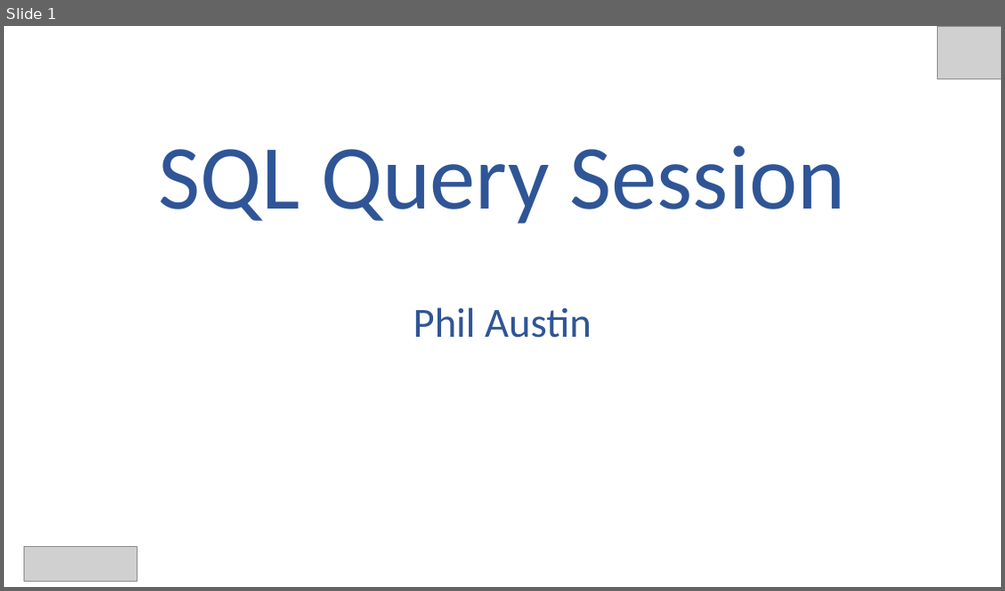
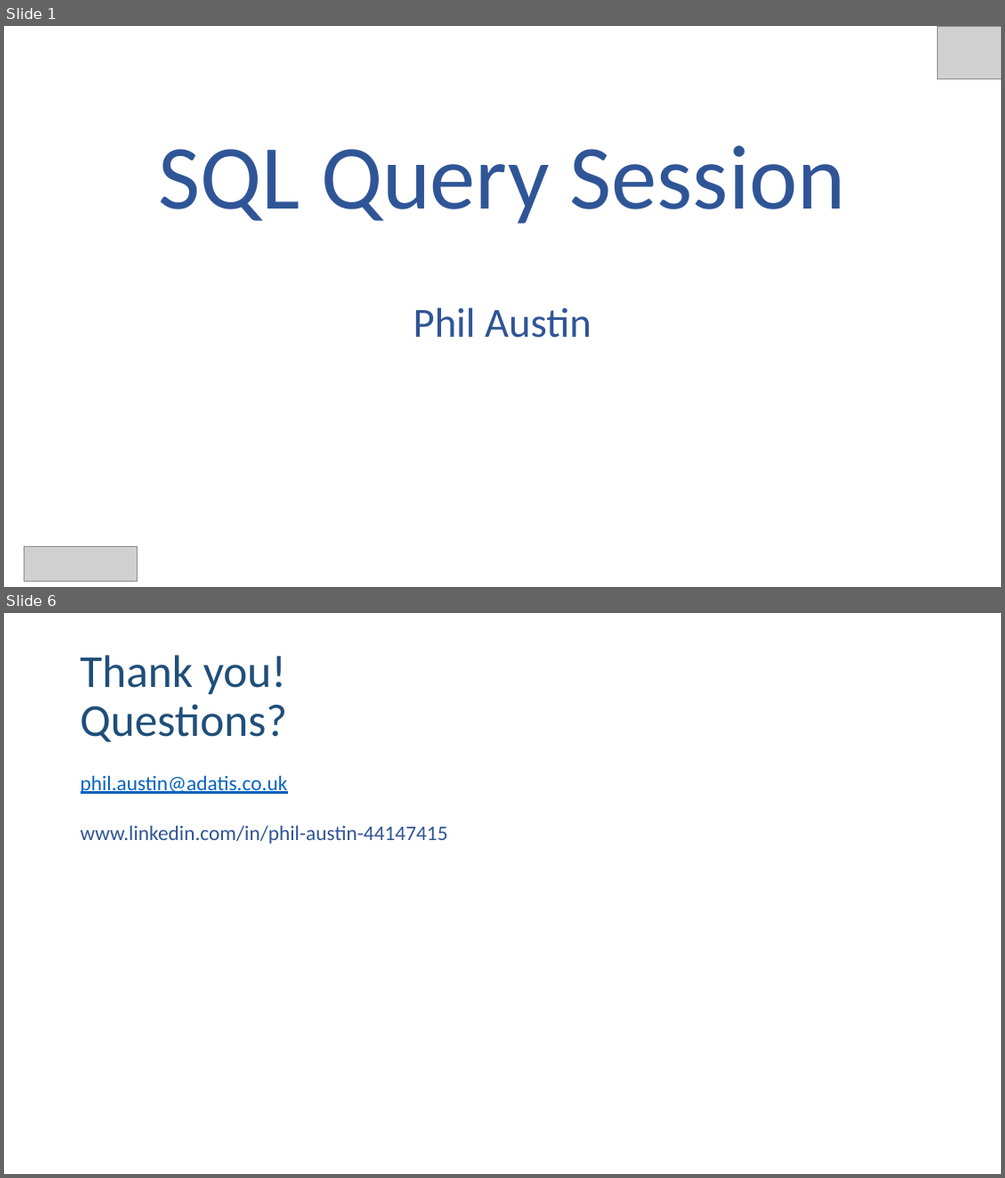
Before and after one commit to phil-a10/Talks, a slide deck: SQL Query Long Talk/Adatis/SQL Query Talk.pptx. Shown one above the other, each under a label of ours: slide 1 before the commit, slides 1 and 6 after it; the slides between them are not shown. The pictures are 1005x591 and 1005x1178 pixels, drawn with LibreOffice and Linux fonts; fonts in the diff are those of the drawing; grey boxes stand for pictures. Boxes give left, top, right and bottom in pixels: in the first picture for what was removed or moved away, otherwise in the second. Text is boxed around its words. In the diff, an @@ line names an element or a change of style, - is before the commit and + after.

```diff
--- a/SQL Query Long Talk/Adatis/SQL Query Talk.pptx
+++ b/SQL Query Long Talk/Adatis/SQL Query Talk.pptx
@@ slide 6 added at (4, 613, 1001, 1174), background #FFFFFF @@
@@ title added at (80, 655, 287, 742), 44 pt, text #1F4E79 @@
+Thank you!
+Questions?
@@ text added at (81, 775, 448, 844), 20 pt, text #2F5496 @@
+phil.austin@adatis.co.uk
+www.linkedin.com/in/phil-austin-44147415
```
Also in this commit, not shown: 2 slides changed, 2 other slides added, 2 other files.
